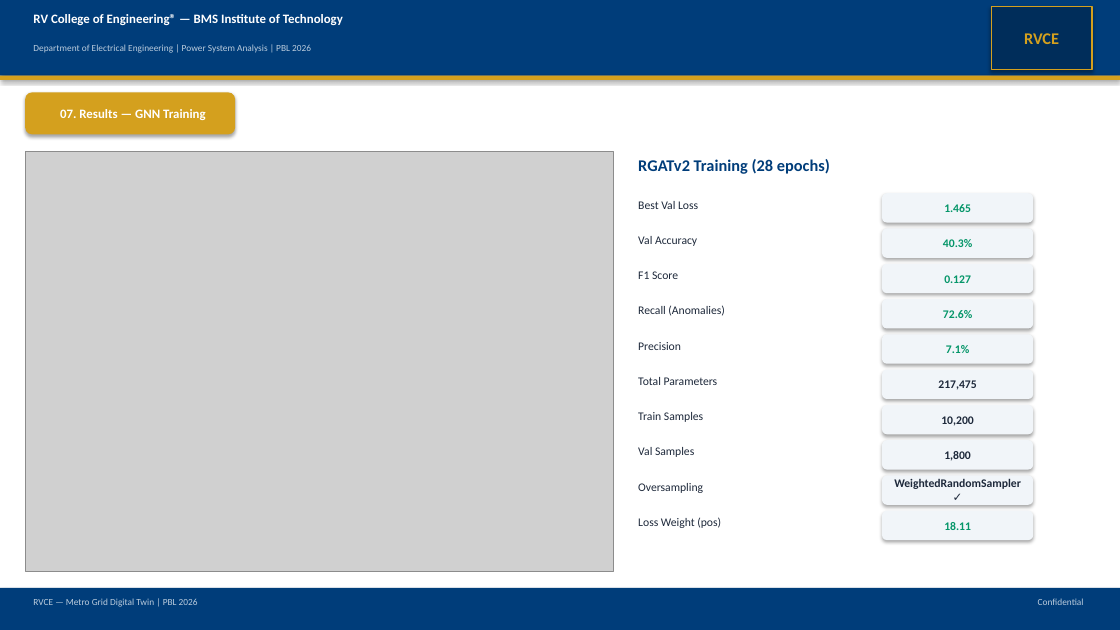
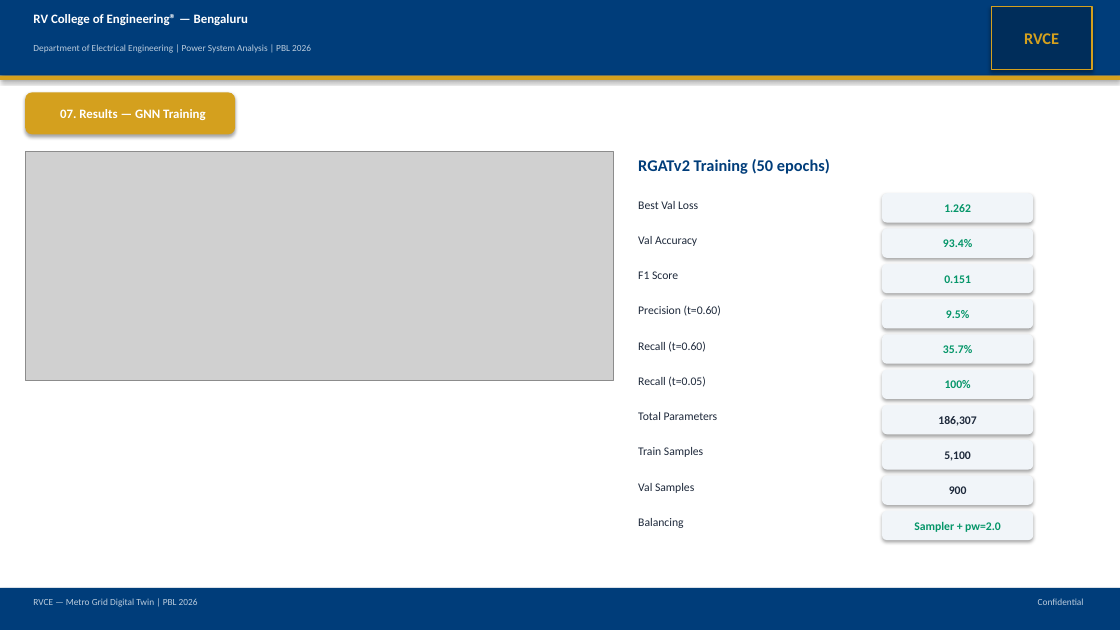
Before and after one commit to varshinicb1/psa-pbl, a slide deck: slide 13 of docs/Metro_Grid_Digital_Twin.pptx. Drawn at 1120x630 pixels with LibreOffice and Linux fonts; fonts in the diff are those of the drawing; grey boxes stand for pictures. Boxes give left, top, right and bottom in pixels: in the first picture for what was removed or moved away, otherwise in the second. Text is boxed around its words. In the diff, an @@ line names an element or a change of style, - is before the commit and + after.

```diff
--- a/docs/Metro_Grid_Digital_Twin.pptx
+++ b/docs/Metro_Grid_Digital_Twin.pptx
@@ text at (33,14,248,25): text changed @@
-RV College of Engineering® — BMS Institute of Technology
+RV College of Engineering® — Bengaluru
@@ picture: place and size @@
-picture at (25,151,613,571)
+picture at (25,151,613,381)
@@ text at (638,159,830,174): text changed @@
-RGATv2 Training (28 epochs)
+RGATv2 Training (50 epochs)
@@ text in rounded rectangle at (944,204,971,212): text changed @@
-1.465
+1.262
@@ text in rounded rectangle at (943,239,972,247): text changed @@
-40.3%
+93.4%
@@ text in rounded rectangle at (944,275,971,283): text changed @@
-0.127
+0.151
@@ text at (638,305,721,316): text changed @@
-Recall (Anomalies)
+Precision (t=0.60)
@@ text in rounded rectangle at (946,310,969,318): text changed @@
-72.6%
+9.5%
@@ text at (638,341,705,352): text changed @@
-Precision
+Recall (t=0.60)
@@ text in rounded rectangle at (943,345,972,353): text changed @@
-7.1%
+35.7%
@@ text added at (638,376,705,387), 10 pt, text #1E293B @@
+Recall (t=0.05)
@@ text in rounded rectangle at (945,380,971,388): text changed; text colour #1E293B to #059669 @@
-217,475
+100%
@@ text "Total Parameters": place and size @@
-text "Total Parameters" at (638,377,718,385)
+text "Total Parameters" at (638,412,718,420)
@@ text removed at (638,412,703,422) @@
-Train Samples
@@ text in rounded rectangle at (938,416,976,426): text changed @@
-10,200
+186,307
@@ text at (638,447,703,457): text changed @@
-Val Samples
+Train Samples
@@ text in rounded rectangle at (944,451,971,461): text changed @@
-1,800
+5,100
@@ text at (638,483,694,493): text changed @@
-Oversampling
+Val Samples
@@ text in rounded rectangle at (949,486,967,494): text changed @@
-WeightedRandomSampler ✓
+900
@@ text at (638,518,683,528): text changed @@
-Loss Weight (pos)
+Balancing
@@ text in rounded rectangle at (914,521,1001,532): text changed @@
-18.11
+Sampler + pw=2.0
```
Also in this commit, not shown: 13 other slides changed, 12 other files.
